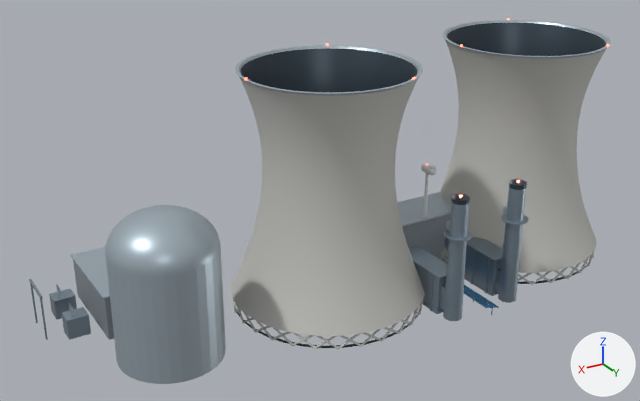
Two versions of the Blender file tools/blender/across-infrastructure.blend, one commit apart.
Rendered twice from a camera (50 mm lens) standing at (76.0, 96.1, 63.5) and looking at (17.6, -1.3, 14.9). Every picture has the same lights, and +X, +Y and +Z are marked at lower right. The picture after the commit comes second.

In view in the first picture: 'GAS_PLANT__Brushed structural steel', 'GAS_PLANT__Ceramic metal casing', 'GAS_PLANT__Turbine hall cladding', 'NUCLEAR_PLANT__Brushed structural steel', 'NUCLEAR_PLANT__Ceramic metal casing', 'NUCLEAR_PLANT__Graphite recess', 'NUCLEAR_PLANT__Tower concrete', 'NUCLEAR_PLANT__Turbine hall cladding' and 5 more.
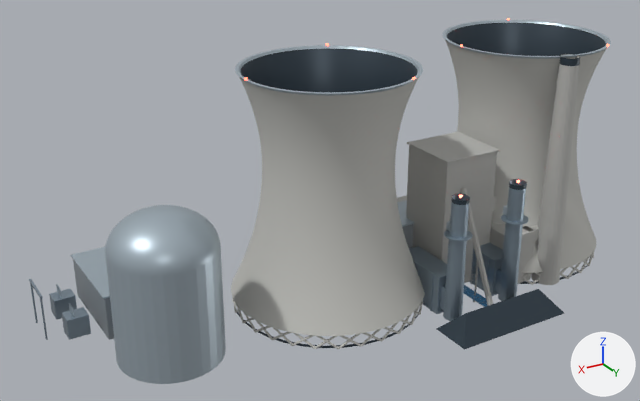
Pixel boxes (x1, y1, x2, y2) of what changed, in the pictures (640 x 401 px):
'COAL_PLANT__Coal plant concrete and steel', added
    after: (397, 54, 580, 306)
'COAL_PLANT__Graphite recess', added
    after: (437, 54, 580, 350)
'GAS_PLANT__Turbine hall cladding', unchanged, covered by the edit
    before: (402, 214, 451, 263)
    after: (402, 224, 413, 248)
'GAS_PLANT__Ceramic metal casing', unchanged, covered by the edit
    before: (397, 192, 507, 231)
    after: (397, 200, 507, 231)

What the commit changed:
Material 'Coal plant concrete and steel' (mat_coal_plant_concrete_and_steel) is new.
Its base color is (0.5, 0.5, 0.48) (grey #bcbcb8).
Its metallic is 0.2.
Its roughness is 0.7.
Mesh me_chimney_soot_band is new.
It has 46 vertices, 25 faces and spans x -15.3..9.0, y 10.7..21.0, z 0.0..34.0.
It uses material mat_graphite_recess (dark blue #35424d).
Mesh me_boiler_house is new.
It has 740 vertices, 640 faces and spans x -16.1..16.1, y -8.7..16.3, z 0.0..34.0.
It uses material mat_coal_plant_concrete_and_steel (grey #bcbcb8).
Object 'COAL_PLANT__Graphite recess' (ob_coal_plant__graphite_recess) is new; it shows me_chimney_soot_band.
Its parent is ob_coal_plant.
Its location is (0.0, 0.0, 0.0).
Object 'COAL_PLANT' (ob_coal_plant) is new.
Its parent is ob_ifx_across_infrastructure.
Its location is (0.0, 0.0, 0.0).
Object 'COAL_PLANT__Coal plant concrete and steel' (ob_coal_plant__coal_plant_concrete_and_steel) is new; it shows me_boiler_house.
Its parent is ob_coal_plant.
Its location is (0.0, 0.0, 0.0).
